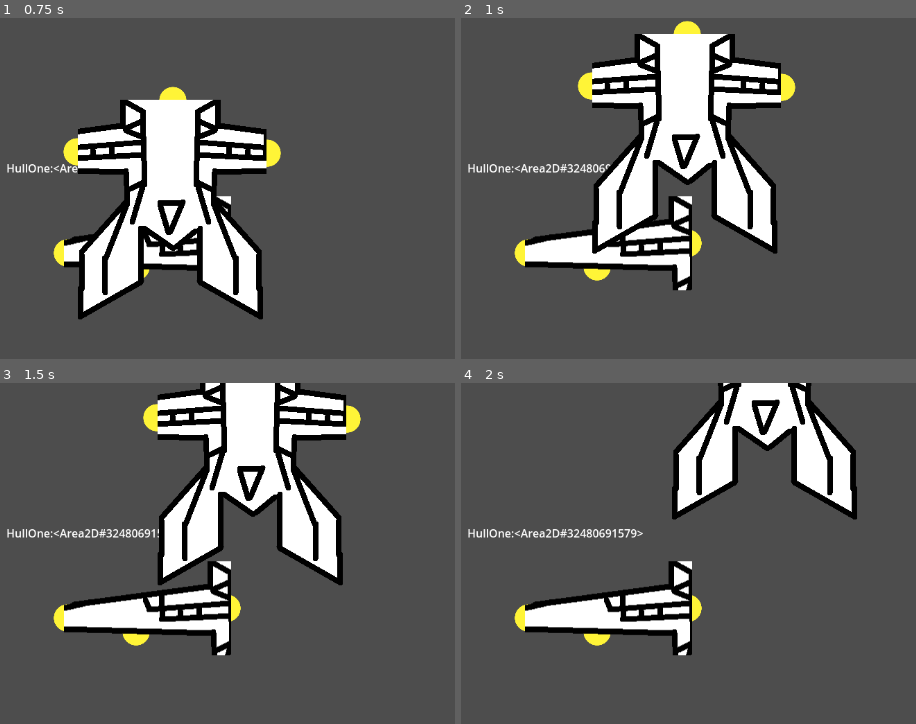
Above: before the commit, frames 1-4 (two rows, left to right).
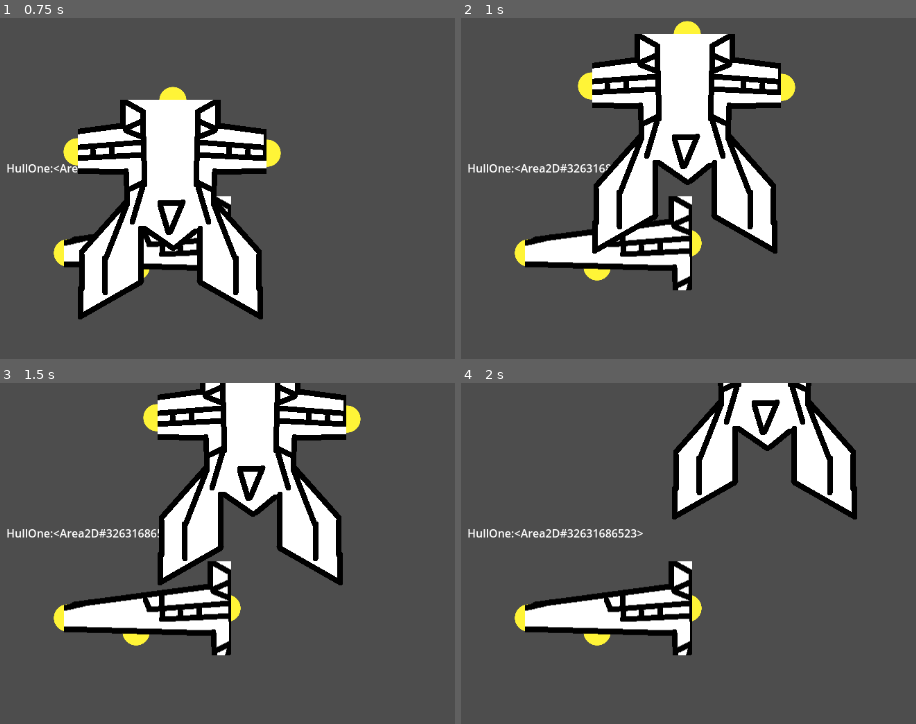
Above: after the commit, the same moments.

Repository: rhron255/ShipMaster
Game: Godot game, scene res://Main.tscn
Same seed, same stepped clock (60 frames per second), same inputs: the game is played once before the commit and once after it.
Inputs (mouse positions are in pixels of both pictures, inside the frame that each line leads up to):
- Up to frame 1 (0.75 s): tap Enter at 0.5 s; drag from (145, 243) to (227, 144) at 0.52 s
- Up to frame 2 (1 s): no input
- Up to frame 3 (1.5 s): tap Space at 1.25 s; drag from (145, 608) to (227, 509) at 1.27 s
- Up to frame 4 (2 s): no input

Frame 1 is identical in both runs. In frame 2, less than 0.1% of the frame differs, in the area x 26-33%, y 42-46%; in frame 3, 0.1%; in frame 4, 0.1%, in the area x 26-39%, y 42-46%.

Commit message:
Made attahcment point trigger stop movement

Diff:
--- a/ship/attachment_point/attachment_point.gd
+++ b/ship/attachment_point/attachment_point.gd
@@ -13,6 +13,7 @@
 
 func attach(other: AttachmentPoint) -> void:
 	component.position -= global_position - other.global_position
+	component.lifted = false
 
 
 func toggle_edit() -> void:
